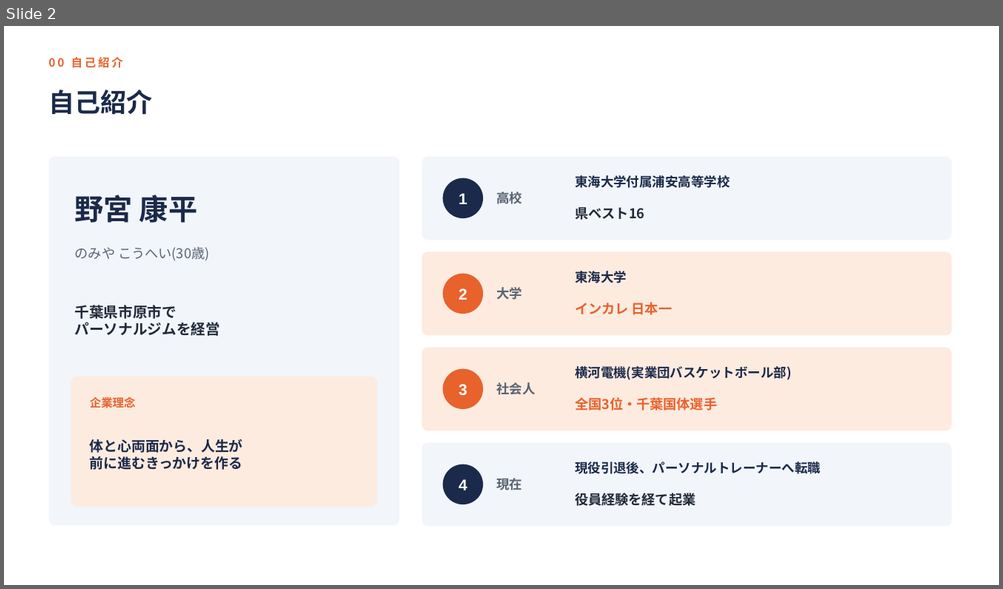
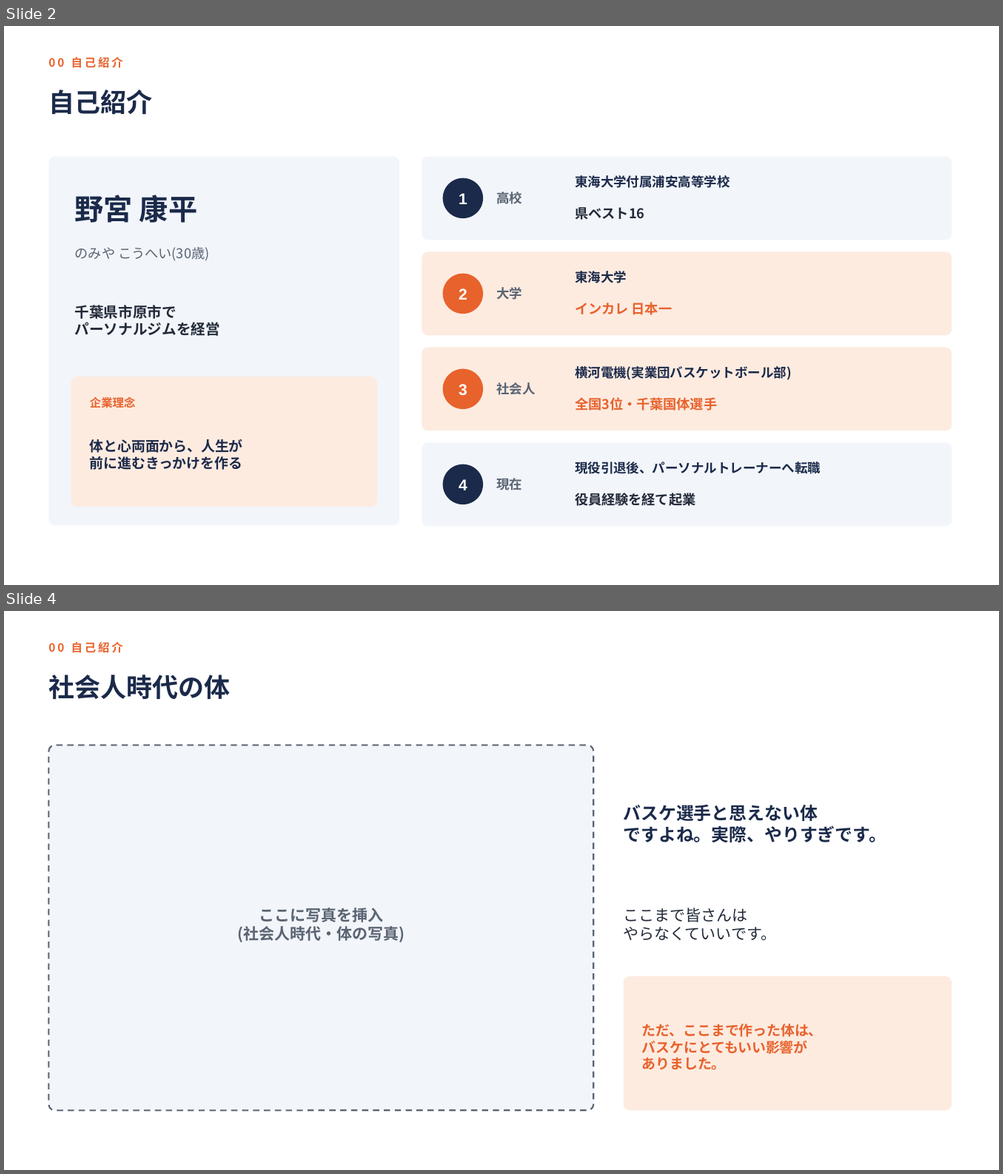
Before and after one commit to k-nomiya/Claude-Code-Test, a slide deck: nutrition-workshop/slides.pptx. Shown one above the other, each under a label of ours: slide 2 before the commit, slides 2 and 4 after it; the slides between them are not shown. The pictures are 1003x589 and 1003x1174 pixels, drawn with LibreOffice and Linux fonts; fonts in the diff are those of the drawing. Boxes give left, top, right and bottom in pixels: in the first picture for what was removed or moved away, otherwise in the second. Text is boxed around its words. In the diff, an @@ line names an element or a change of style, - is before the commit and + after.

```diff
--- a/nutrition-workshop/slides.pptx
+++ b/nutrition-workshop/slides.pptx
@@ slide 4 added at (4,611,999,1170), background #FFFFFF @@
@@ text added at (48,642,123,653), 11 pt, text #E8622C, bold @@
+00 自己紹介
@@ text added at (48,675,230,699), 25 pt, text #1B2A4A, bold @@
+社会人時代の体
@@ rounded rectangle added at (48,745,594,1111), fill #F2F5FA, outline #5A6472 1.5 pt dashed @@
@@ text added at (623,804,886,843), 17 pt, text #1B2A4A, bold @@
+バスケ選手と思えない体
+ですよね。実際、やりすぎです。
@@ text added at (237,908,404,943), 15 pt, text #5A6472, bold @@
+ここに写真を挿入
+(社会人時代・体の写真)
@@ text added at (623,908,777,941), 15 pt, text #222A38 @@
+ここまで皆さんは
+やらなくていいです。
@@ rounded rectangle added at (623,977,951,1111), fill #FDEBE0 @@
@@ text added at (642,1024,822,1071), 13.5 pt, text #E8622C, bold @@
+ただ、ここまで作った体は、
+バスケにとてもいい影響が
+ありました。
```
Also in this commit, not shown: 4 slides changed, 7 other slides added, 3 slides removed, 1 other file.
